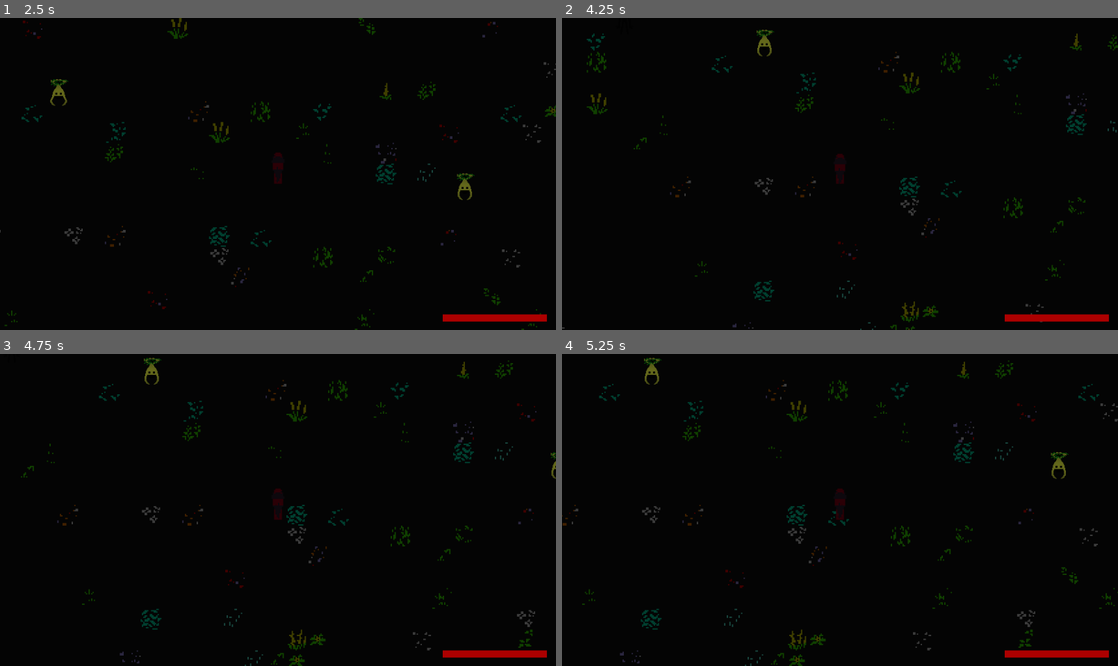
Above: before the commit, frames 1-4 (two rows, left to right).
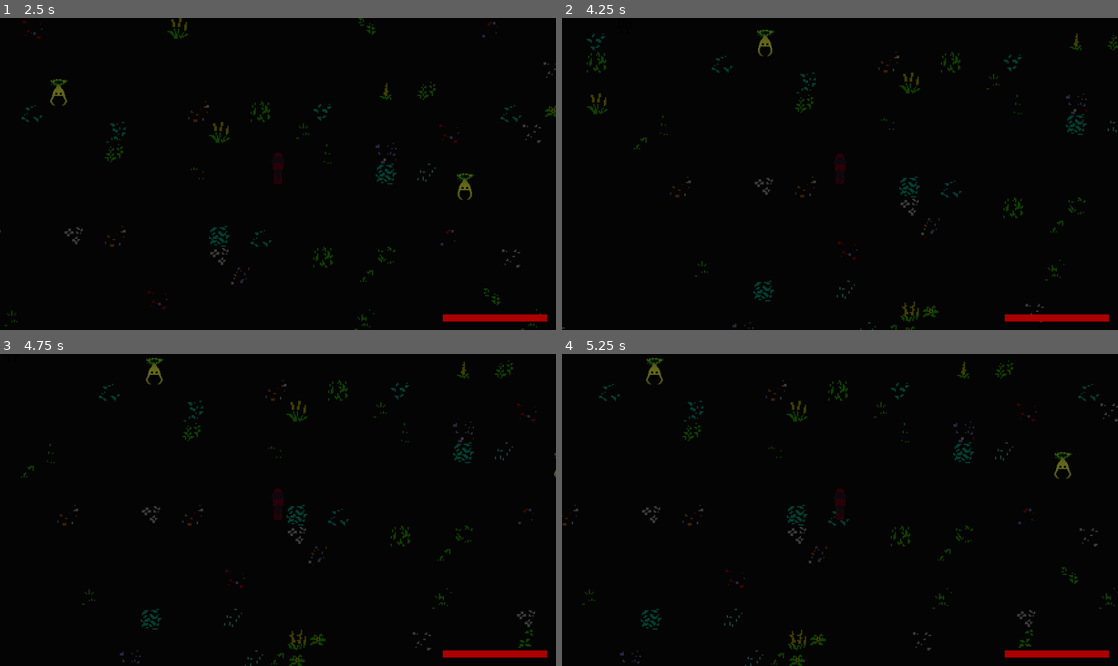
Above: after the commit, the same moments.

Repository: blakecash775/oathbreaker
Game: Godot game, scene res://Zones/forest.tscn
The game is run twice, just before and just after one commit, with the same random seed, the same clock (stepped at 60 frames per second) and the same inputs. This scene is started directly instead of the project's main scene.
Inputs (mouse positions are in pixels of both pictures, inside the frame that each line leads up to):
- Up to frame 1 (2.5 s): tap Enter at 0.5 s; move the mouse to (250, 236) at 0.52 s; press the mouse at (250, 236) at 0.53 s; hold Up (up) 0.53-2.03 s; move the mouse to (444, 220) at 1.27 s; release the mouse at (444, 220) at 1.28 s; click (444, 220) at 1.35 s; move the mouse to (111, 127) at 2.02 s; press the mouse at (111, 127) at 2.03 s; hold Left (left) from 2.03 s (still down)
- Up to frame 2 (4.25 s): move the mouse to (867, 174) at 2.77 s; release the mouse at (867, 174) at 2.78 s; click (867, 174) at 2.85 s; move the mouse to (756, 96) at 3.52 s; release Left (left) at 3.53 s; press the mouse at (756, 96) at 3.53 s; hold Down (down) from 3.53 s (still down)
- Up to frame 3 (4.75 s): move the mouse to (400, 494) at 4.27 s; release Down (down) at 4.28 s; release the mouse at (400, 494) at 4.28 s; hold Right (right) from 4.28 s (still down); click (400, 494) at 4.35 s
- Up to frame 4 (5.25 s): move the mouse to (728, 525) at 5.02 s; release Right (right) at 5.03 s; press the mouse at (728, 525) at 5.03 s; hold Up (up) from 5.03 s (still down)

Frame 1 is identical in both runs. In frame 2, less than 0.1% of the frame differs, in the area x 35-39%, y 3-13%; in frame 3, 0.2%; in frame 4, 0.3%, in the area x 14-92%, y 1-41%.

Commit message:
fix up some animations

Diff:
--- a/Enemies/Mulcher/mulcher.tscn
+++ b/Enemies/Mulcher/mulcher.tscn
@@ -121,7 +121,7 @@
 
 [sub_resource type="Animation" id="Animation_ch2b3"]
 resource_name = "walk"
-length = 0.6
+length = 0.7
 loop_mode = 1
 tracks/0/type = "value"
 tracks/0/imported = false
--- a/Enemies/utils/states/enemy_state_damaged.gd
+++ b/Enemies/utils/states/enemy_state_damaged.gd
@@ -1,8 +1,8 @@
 class_name EnemyStateDamaged extends EnemyState
 
 @export var anim_name: String = "damaged"
-@export var knockback_speed: float = 200.0
-@export var decelerate_speed: float = 10.0
+@export var knockback_speed: float = 500.0
+@export var decelerate_speed: float = 5.0
 
 @export_category("AI")
 @export var next_state: EnemyState
--- a/Enemies/utils/states/enemy_state_dying.gd
+++ b/Enemies/utils/states/enemy_state_dying.gd
@@ -1,8 +1,8 @@
 class_name EnemyStateDying extends EnemyState
 
 @export var anim_name: String = "dying"
-@export var knockback_speed: float = 200.0
-@export var decelerate_speed: float = 10.0
+@export var knockback_speed: float = 500.0
+@export var decelerate_speed: float = 5.0
 
 var _damage_position: Vector2
 var _direction: Vector2
--- a/Enemies/utils/states/enemy_state_wander.gd
+++ b/Enemies/utils/states/enemy_state_wander.gd
@@ -4,7 +4,7 @@
 @export var walk_speed: float = 20.0
 
 @export_category("AI")
-@export var state_animation_duration: float = 0.6
+@export var state_animation_duration: float = 0.7
 @export var state_cycles_min: int = 1
 @export var state_cycles_max: int = 3
 @export var next_state: EnemyState
